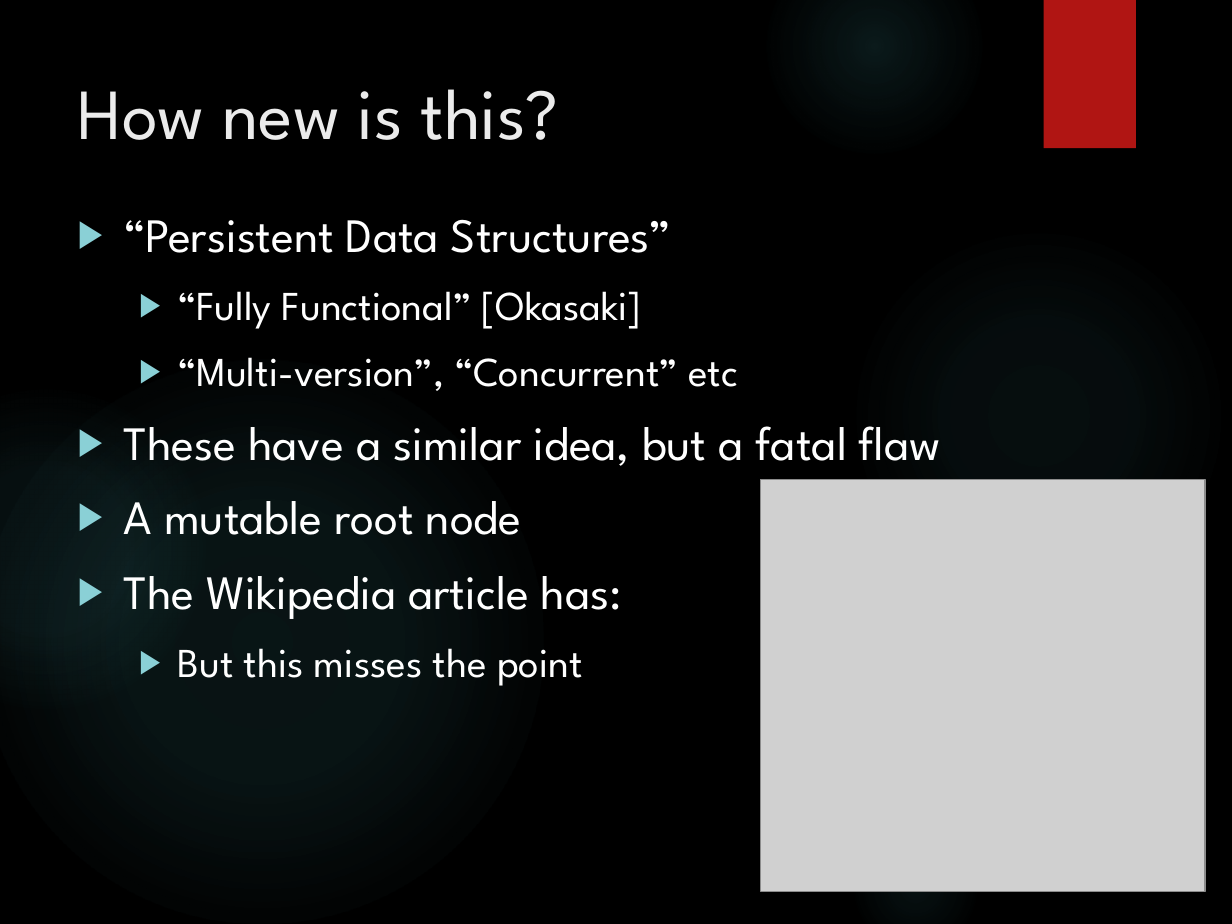
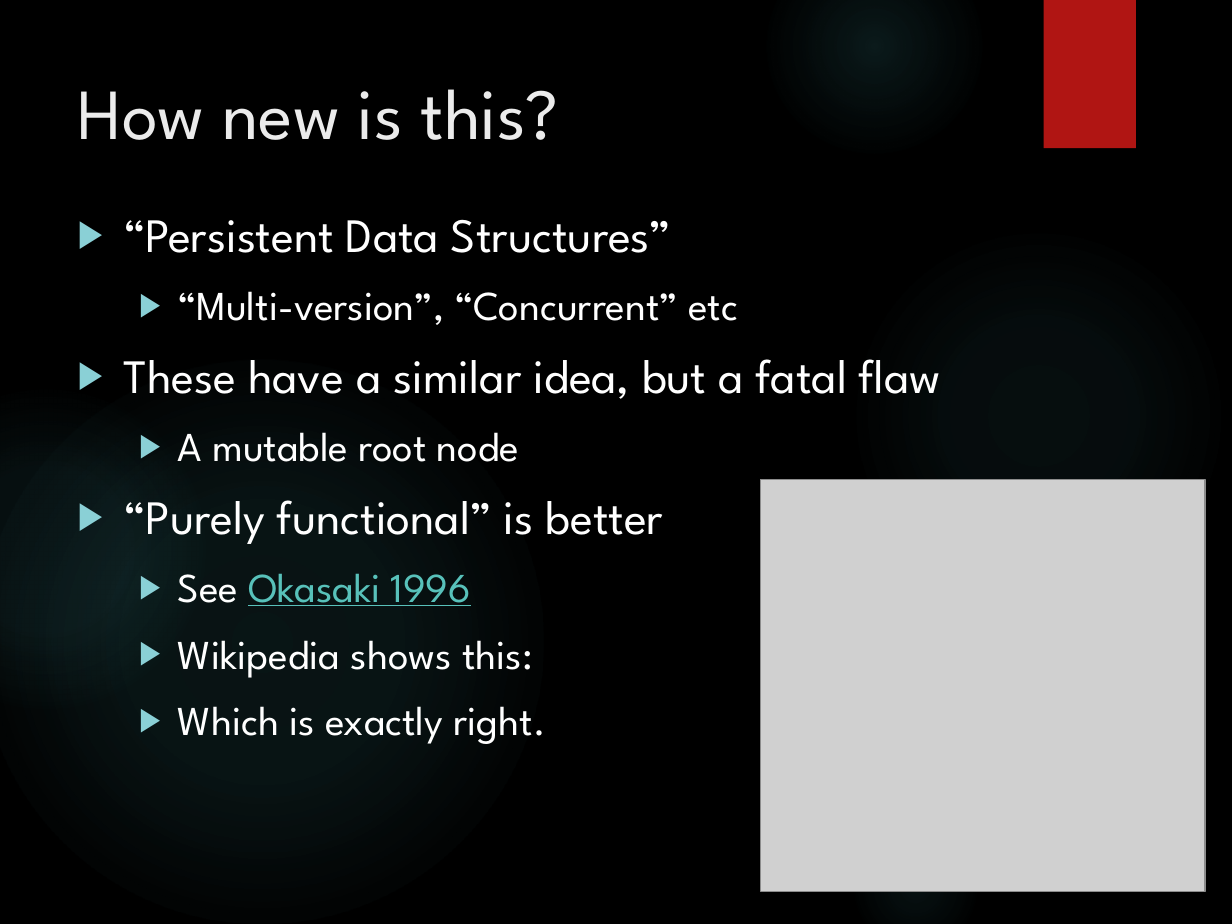
Before and after one commit to MalcolmCrowe/ShareableDataStructures, a slide deck: slide 9 of Shareable Data Structures.pptx. Drawn at 1232x924 pixels with LibreOffice and Linux fonts; fonts in the diff are those of the drawing; grey boxes stand for pictures; background and template pictures are left out. Boxes give left, top, right and bottom in pixels: in the first picture for what was removed or moved away, otherwise in the second. Text is boxed around its words. In the diff, an @@ line names an element or a change of style, - is before the commit and + after.

```diff
--- a/Shareable Data Structures.pptx
+++ b/Shareable Data Structures.pptx
@@ text at (178, 291, 642, 329): paragraph removed @@
-  ▶ “Fully Functional” [Okasaki]
@@ text at (178, 432, 519, 462): size 28 to 24 pt in "A mutable root node"; list level 1 to 2 in "A mutable root node" @@
@@ text at (124, 500, 664, 744): text changed; size 28 to 24 pt @@
-▶ The Wikipedia article has:
-  ▶ But this misses the point
+▶ “Purely functional” is better
+  ▶ See Okasaki 1996
+  ▶ Wikipedia shows this:
+  ▶ Which is exactly right.
```
Also in this commit, not shown: 2 other slides changed, 1 slide added, 8 other files.
